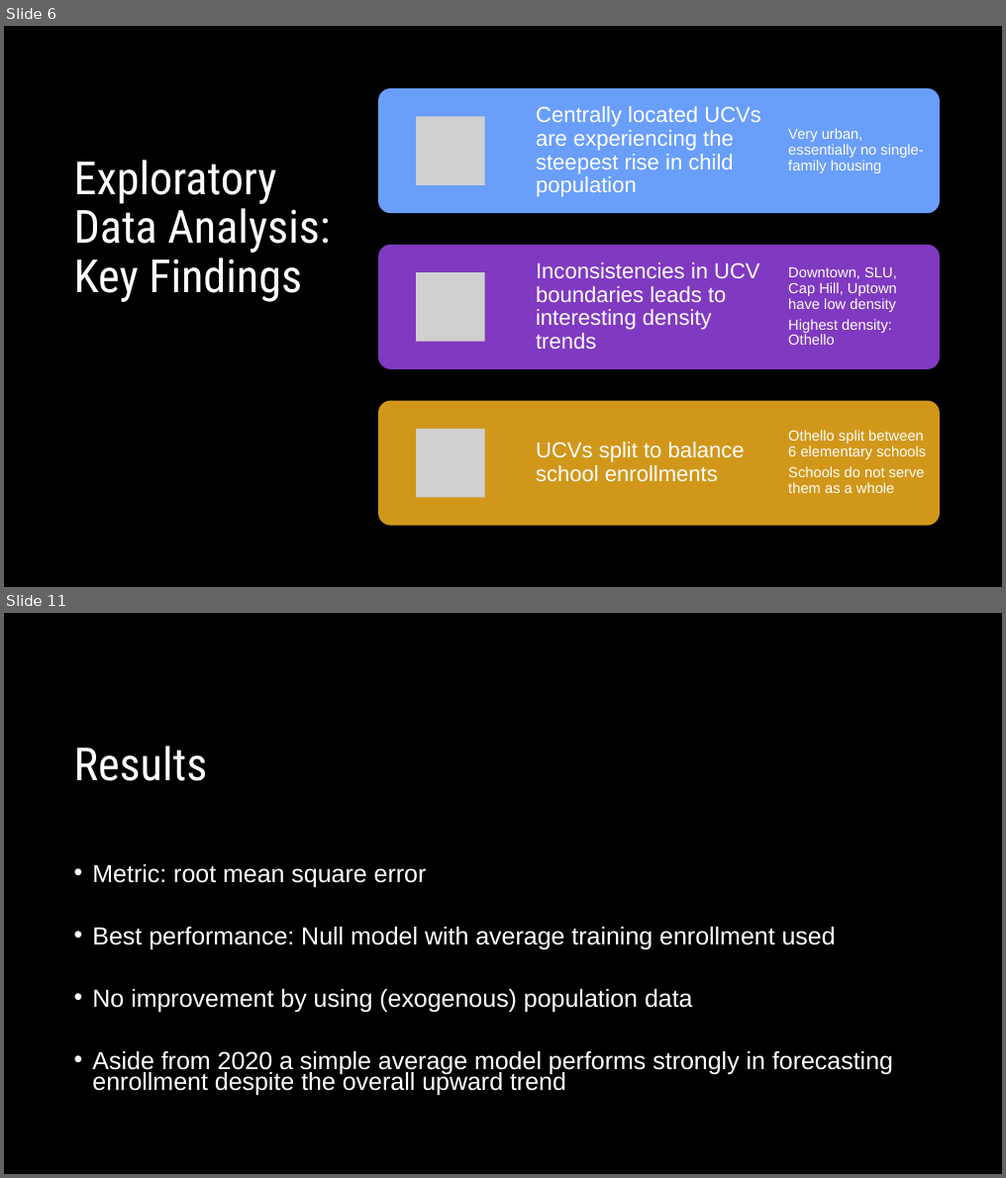
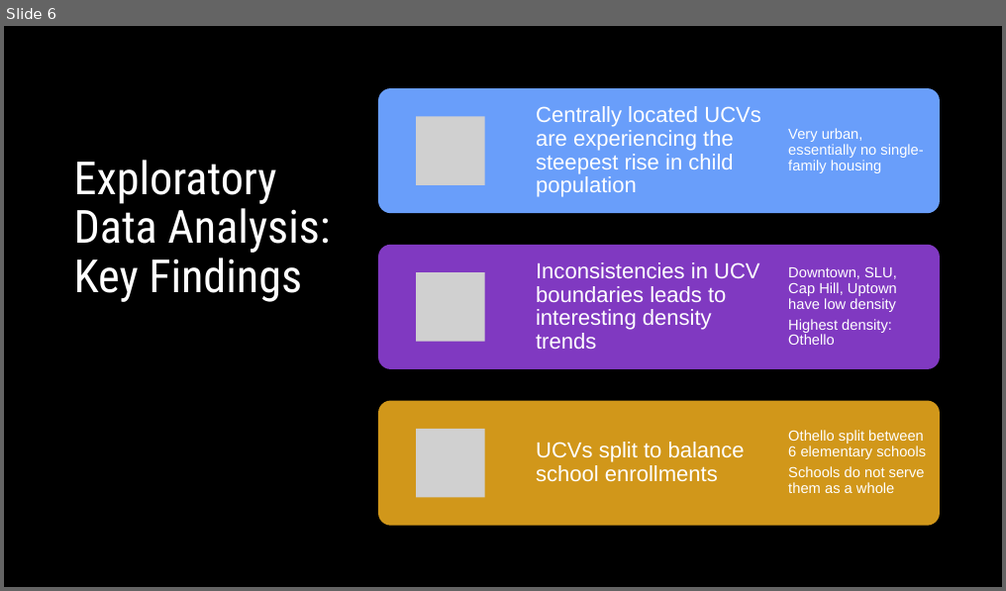
Before and after one commit to lauraminter/seattle-kids, a slide deck: assets/Seattle-kids-slides.pptx. Shown one above the other, each under a label of ours: slides 6 and 11 before the commit, slide 6 after it; the slides between them are not shown. The pictures are 1006x1178 and 1006x591 pixels, drawn with LibreOffice and Linux fonts; fonts in the diff are those of the drawing; grey boxes stand for pictures. Boxes give left, top, right and bottom in pixels: in the first picture for what was removed or moved away, otherwise in the second. Text is boxed around its words. In the diff, an @@ line names an element or a change of style, - is before the commit and + after.

```diff
--- a/assets/Seattle-kids-slides.pptx
+++ b/assets/Seattle-kids-slides.pptx
@@ slide 11 removed at <box>4,613,1002,1174</box>, background #000000 @@
@@ title removed at <box>74,746,208,781</box> @@
-Results
@@ text removed at <box>92,864,893,1096</box> @@
-• Metric: root mean square error
-• Best performance: Null model with average training enrollment used
-• No improvement by using (exogenous) population data
-• Aside from 2020 a simple average model performs strongly in forecasting enrollment despite the overall upward trend
```
Also in this commit, not shown: 6 slides changed, 1 slide added, 1 other file.
